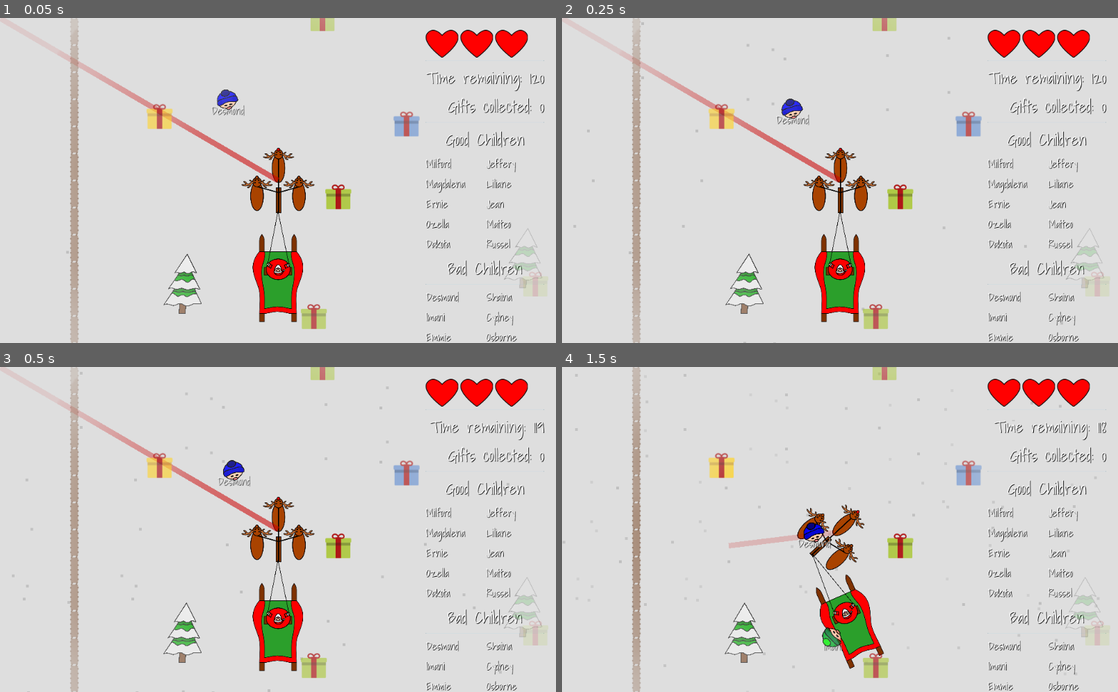
Above: before the commit, frames 1-4 (two rows, left to right).
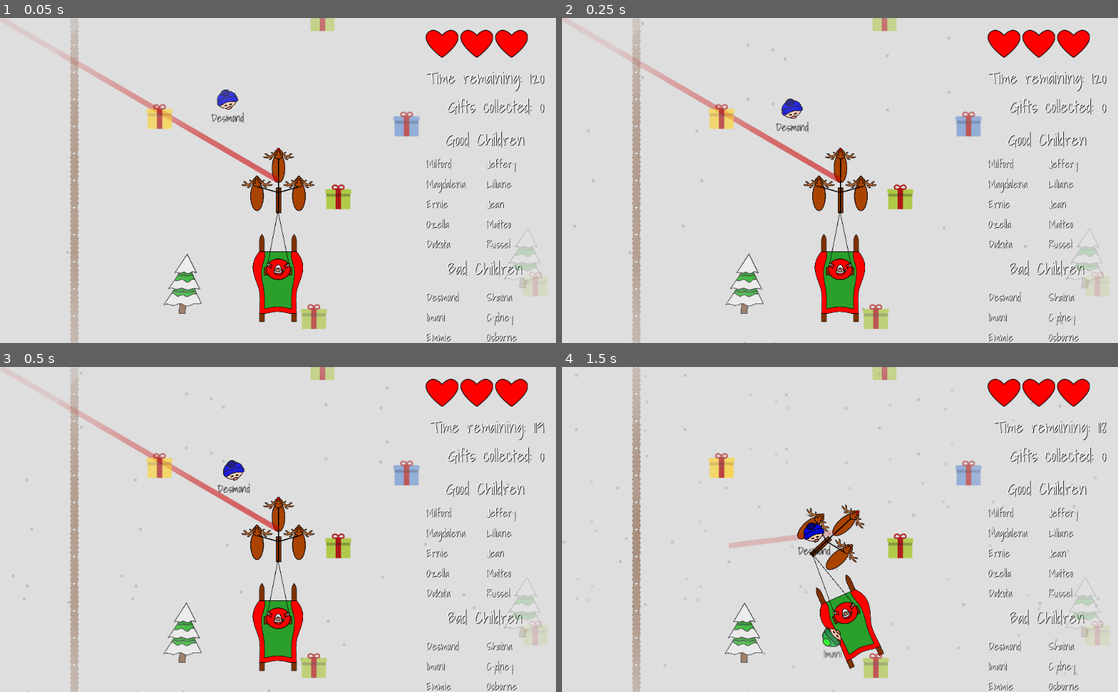
Above: after the commit, the same moments.

Repository: GameDrivenDesign/SebastHolyWandarousChristmasGame
Game: Godot game, scene res://scenes/world/world.tscn
Two runs of this game, one before a commit and one after it. Both use one fixed random seed, a clock stepped at 60 frames per second and the inputs below. Sound files missing from this copy of the repository are replaced by a short silence.
Inputs (mouse positions are in pixels of both pictures, inside the frame that each line leads up to):
- Up to frame 1 (0.05 s): no input
- Up to frame 2 (0.25 s): no input
- Up to frame 3 (0.5 s): no input
- Up to frame 4 (1.5 s): move the mouse to (962, 513) at 0.52 s; hold Right (right) 0.53-1.28 s; hold Right mouse button (coal_projectile) 0.53-1.28 s; move the mouse to (728, 545) at 1.27 s; hold Down (down) from 1.28 s (still down); tap Ctrl (coal_projectile_full_auto_modifier) at 1.35 s

The runs differ from the first frame. In frame 1, 0.1% of the frame differs, in the area x 38-44%, y 26-33%; in frame 2, 0.1%; in frame 3, 0.1%; in frame 4, 0.2%, in the area x 42-51%, y 52-90%.

Commit message:
Improve label readability

Diff:
--- a/scenes/dumb_kid/dumb_kid.tscn
+++ b/scenes/dumb_kid/dumb_kid.tscn
@@ -9,7 +9,7 @@
 custom_solver_bias = 0.0
 extents = Vector2( 10, 10 )
 
-[node name="dumb_kid" type="KinematicBody2D" groups=[
+[node name="dumb_kid" type="KinematicBody2D" index="0" groups=[
 "dumb_kids",
 ]]
 
@@ -57,9 +57,9 @@
 anchor_right = 0.0
 anchor_bottom = 0.0
 margin_left = -36.0
-margin_top = 1.0
+margin_top = 15.0
 margin_right = 37.0
-margin_bottom = 50.0
+margin_bottom = 64.0
 rect_pivot_offset = Vector2( 0, 0 )
 rect_clip_content = false
 mouse_filter = 2
@@ -67,7 +67,7 @@
 size_flags_horizontal = 1
 size_flags_vertical = 4
 custom_fonts/font = ExtResource( 2 )
-custom_colors/font_color_shadow = Color( 0, 0, 0, 1 )
+custom_colors/font_color = Color( 0, 0, 0, 1 )
 text = "Alex"
 align = 1
 percent_visible = 1.0
